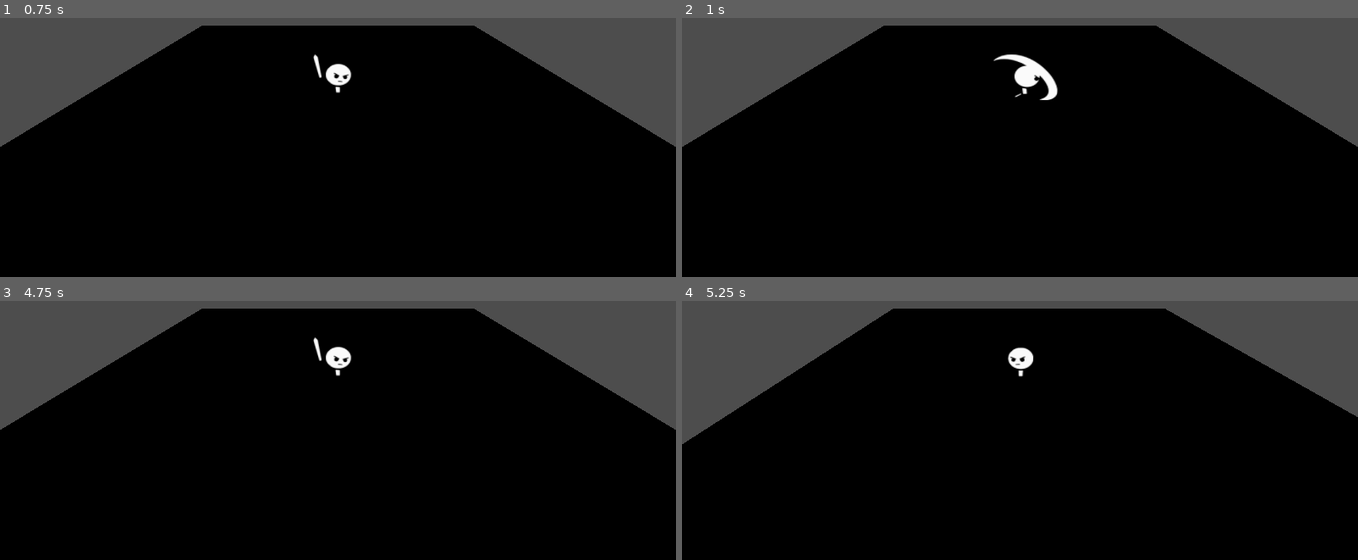
Above: before the commit, frames 1-4 (two rows, left to right).
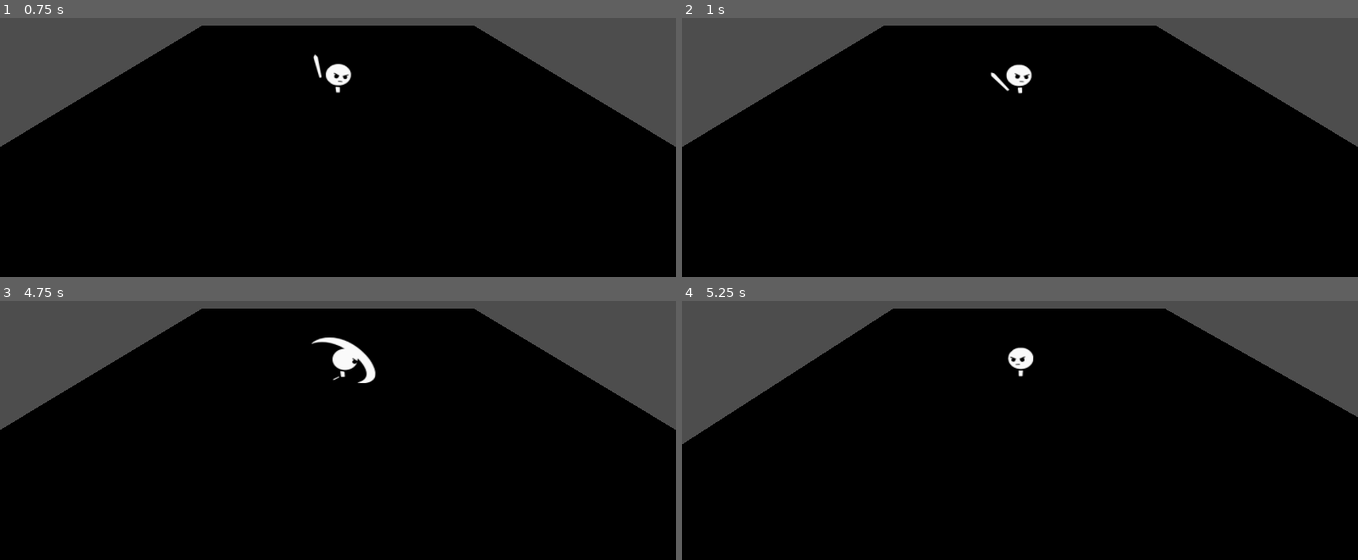
Above: after the commit, the same moments.

Repository: titojuanc/Juego-4-Melgarejo-Messina-Negri
Game: Godot game, scene res://scenes/Debug.tscn
Two runs of this game, one before a commit and one after it. Both use one fixed random seed, a clock stepped at 60 frames per second and the inputs below.
Inputs (mouse positions are in pixels of both pictures, inside the frame that each line leads up to):
- Up to frame 1 (0.75 s): move the mouse to (486, 67) at 0.52 s; press the mouse at (486, 67) at 0.53 s
- Up to frame 2 (1 s): no input
- Up to frame 3 (4.75 s): move the mouse to (202, 389) at 1.27 s; release the mouse at (202, 389) at 1.28 s; tap A (la_A) at 1.35 s; tap Enter at 2 s; move the mouse to (outside the picture) at 2.02 s; tap D (la_D) at 2.1 s; move the mouse to (304, 446) at 2.77 s; tap S (la_S) at 2.85 s; move the mouse to (540, 427) at 3.52 s; tap W (la_W) at 3.6 s; move the mouse to (135, 313) at 4.27 s; click (135, 313) at 4.35 s
- Up to frame 4 (5.25 s): move the mouse to (1053, 370) at 5.02 s; tap A (la_A) at 5.1 s

Frame 1 is identical in both runs. In frame 2, 0.7% of the frame differs, in the area x 45-56%, y 14-32%; in frame 3, 0.7%; in frame 4, nothing differs.

Commit message:
Cambiar los ataques para mas fluidez-enproceso

Diff:
--- a/tower-defense/scenes/Jugador.tscn
+++ b/tower-defense/scenes/Jugador.tscn
@@ -581,9 +581,6 @@
 "texture": ExtResource("82_yxxan")
 }, {
 "duration": 1.0,
-"texture": ExtResource("82_yxxan")
-}, {
-"duration": 1.0,
 "texture": ExtResource("83_5nev6")
 }],
 "loop": true,
@@ -805,7 +802,7 @@
 
 [node name="AnimatedSprite3D" type="AnimatedSprite3D" parent="." unique_id=98325589]
 sprite_frames = SubResource("SpriteFrames_qqrc4")
-animation = &"Sword-Combo"
+animation = &"Sword-Att3"
 
 [node name="CollisionShape3D" type="CollisionShape3D" parent="." unique_id=2082091482]
 transform = Transform3D(1, 0, 0, 0, 1, 0, 0, 0, 1, -0.035762787, -0.37557983, 0)
